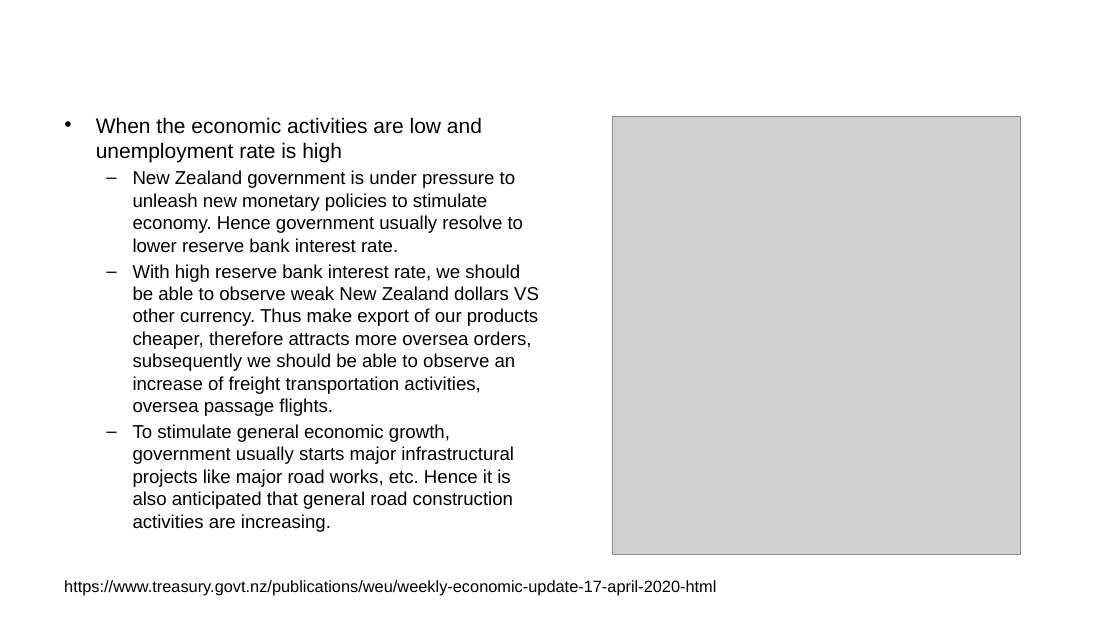
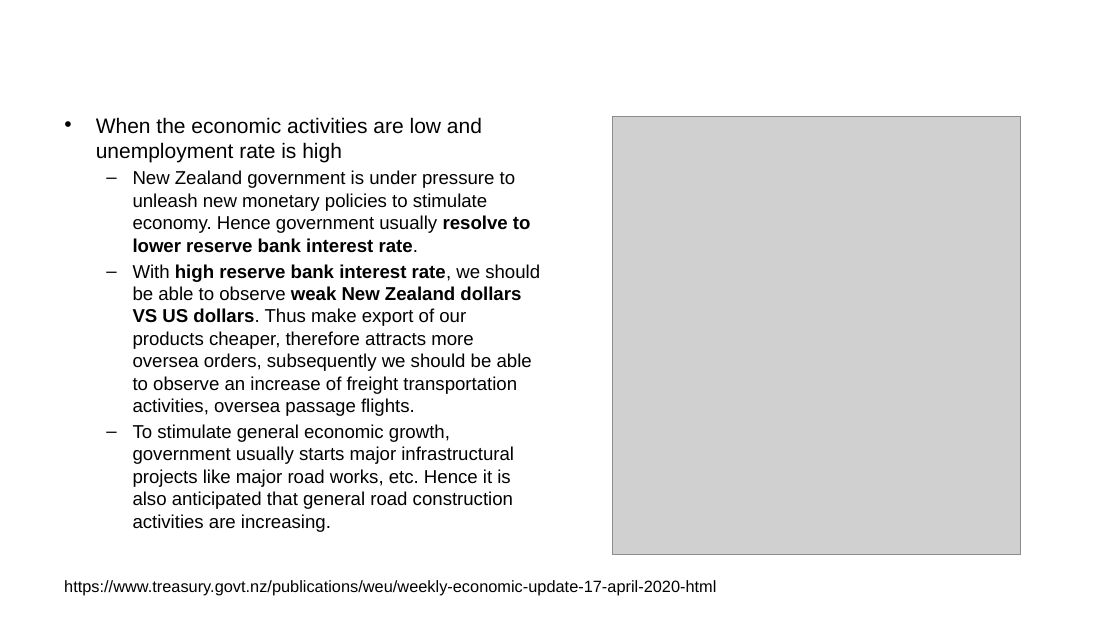
Before and after one commit to ansrali/data422-group-project, a slide deck: slide 19 of Group Project Presentation.pptx (slide 18 before the commit). Drawn at 1120x630 pixels with LibreOffice and Linux fonts; fonts in the diff are those of the drawing; grey boxes stand for pictures; background and template pictures are left out. Boxes give left, top, right and bottom in pixels: in the first picture for what was removed or moved away, otherwise in the second. Text is boxed around its words. In the diff, an @@ line names an element or a change of style, - is before the commit and + after.

Commit message:
update presentation

```diff
--- a/Group Project Presentation.pptx
+++ b/Group Project Presentation.pptx
@@ text at [133, 170, 531, 253]: bold on in "resolve to lower reserve bank interest rate." @@
@@ text at [133, 264, 540, 416]: text changed @@
-  – With high reserve bank interest rate, we should be able to observe weak New Zealand dollars VS other currency. Thus make export of our products cheaper, therefore attracts more oversea orders, subsequently we should be able to observe an increase of freight transportation activities, oversea passage flights.
+  – With high reserve bank interest rate, we should be able to observe weak New Zealand dollars VS US dollars. Thus make export of our products cheaper, therefore attracts more oversea orders, subsequently we should be able to observe an increase of freight transportation activities, oversea passage flights.
```
Also in this commit, not shown: 5 other slides changed, 4 slides added, 3 slides removed.
